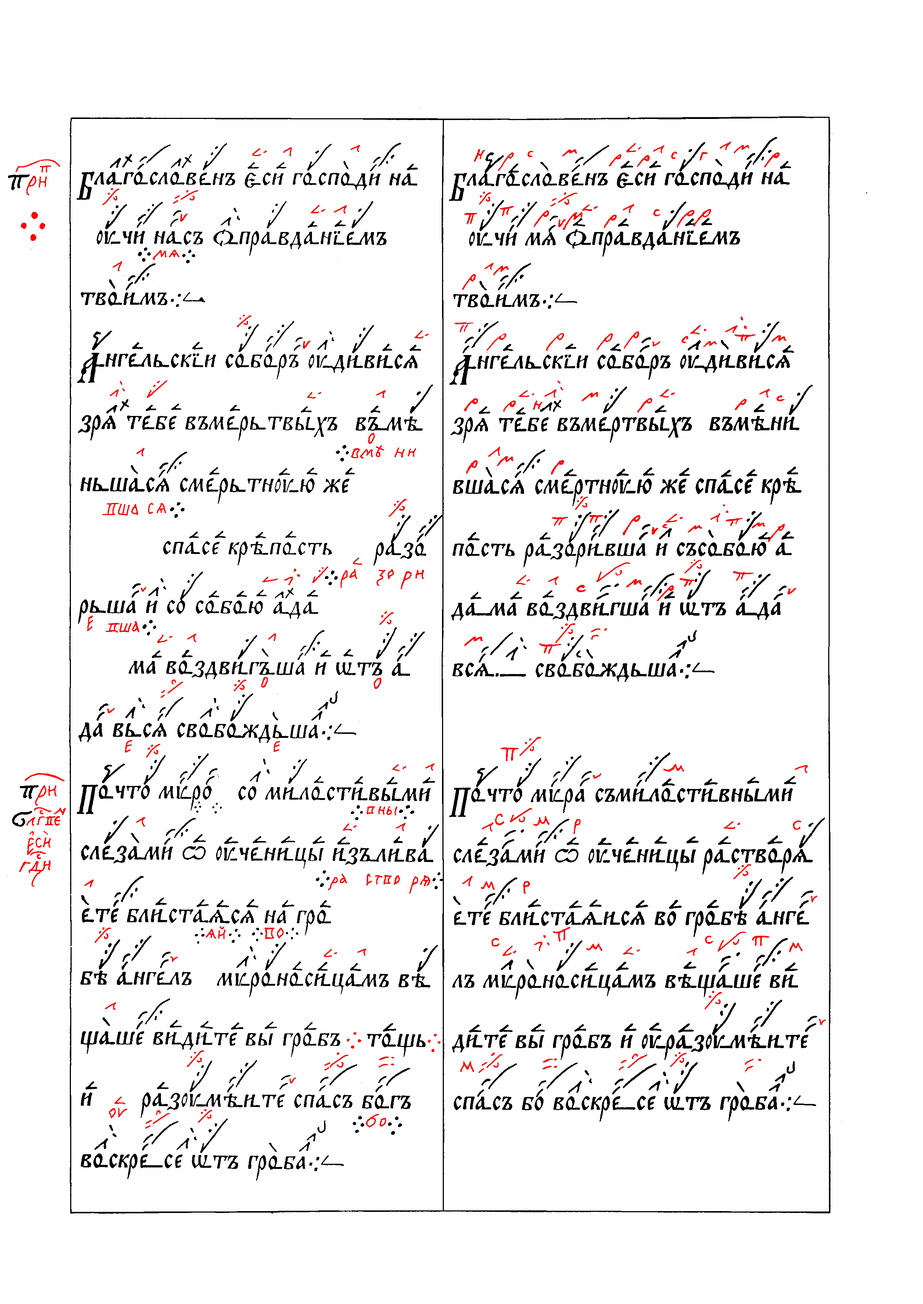
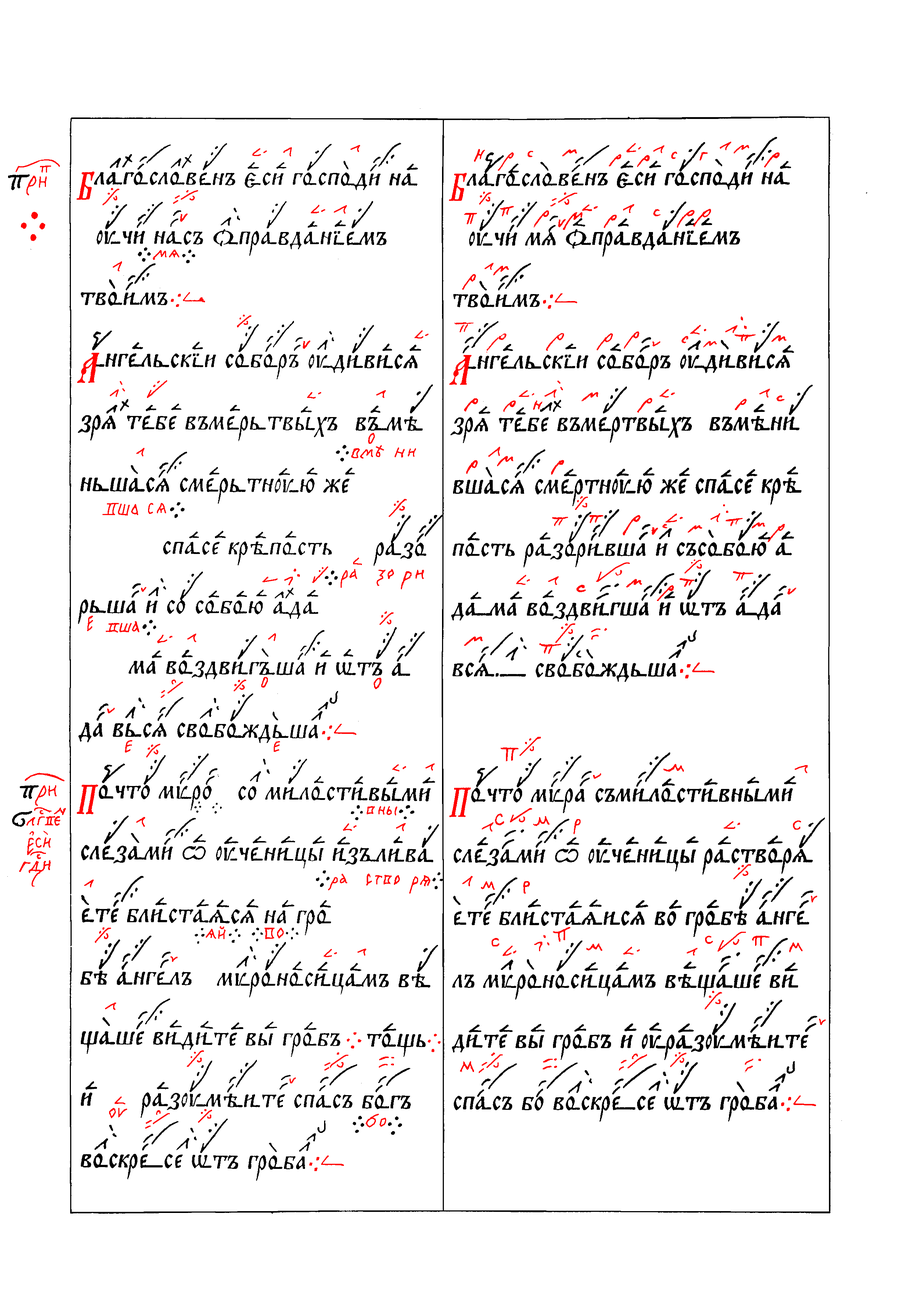
The second 923 × 1304 image is a revision of the first. Changes to its layers:
painted on "Червила" over (76, 171, 816, 1172)
painted on "Чернила" over (76, 171, 816, 1172)
